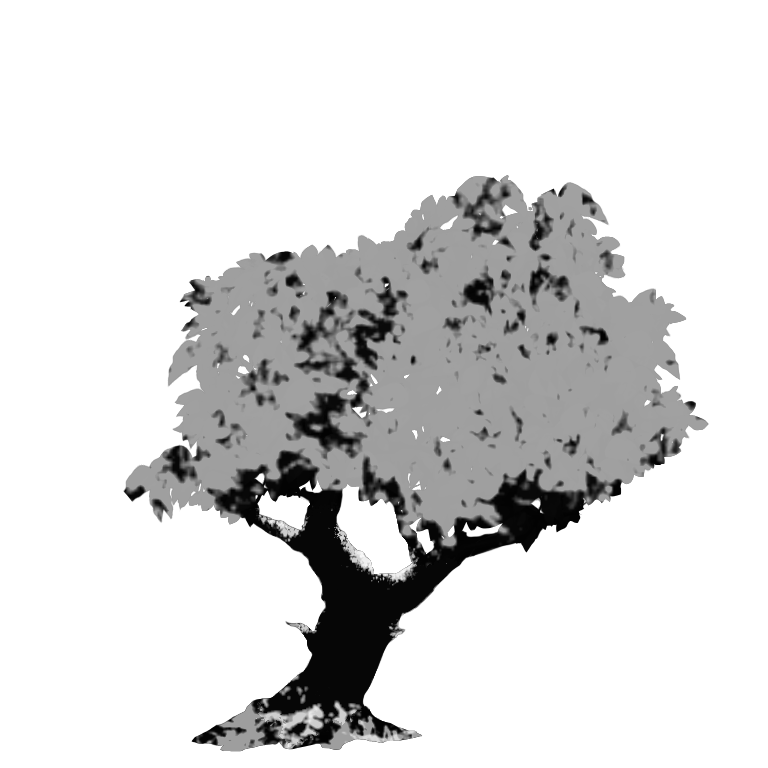
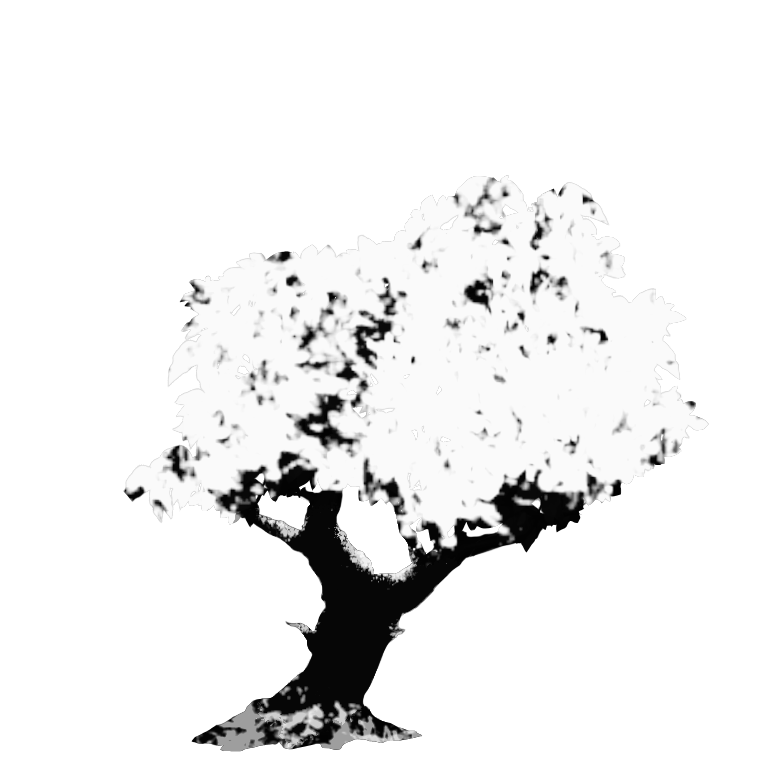
The second 768 × 768 image is a revision of the first. Changes to its layers:
painted on "Background" over [123, 175, 709, 557]
